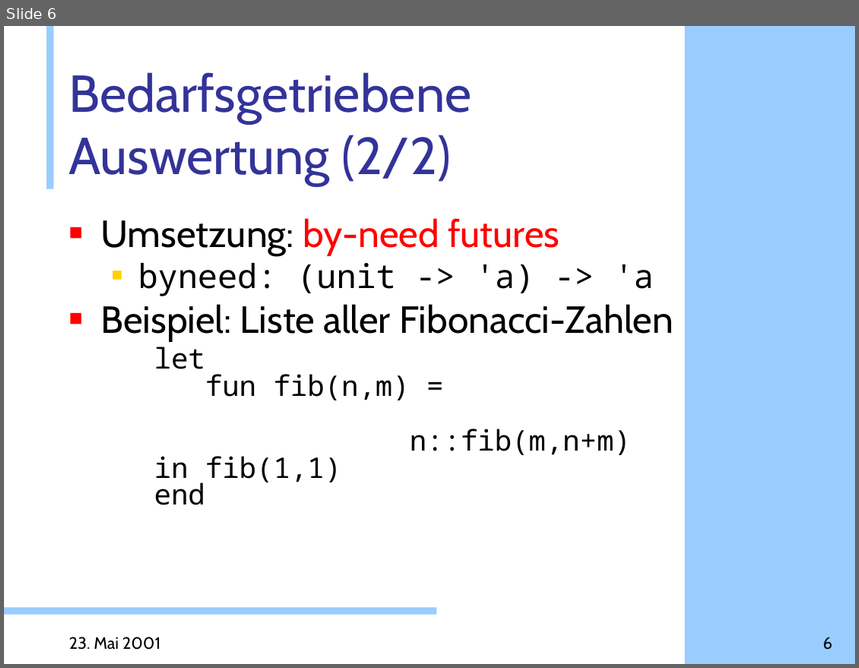
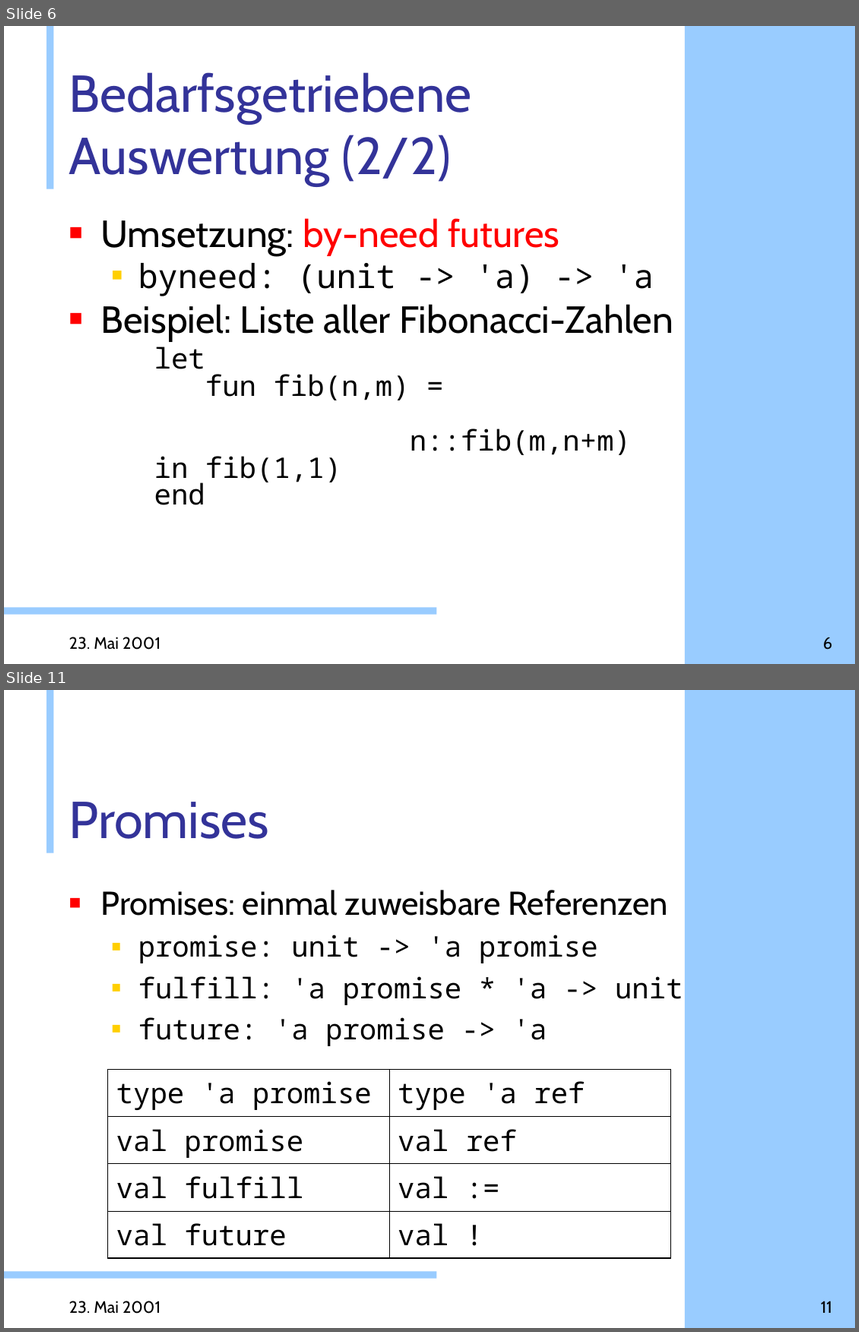
Before and after one commit to doublec/aliceml-abandoned, a slide deck: doc/presentations/Web-Projekt.ppt. Shown one above the other, each under a label of ours: slide 6 before the commit, slides 6 and 11 after it; the slides between them are not shown. The pictures are 859x668 and 859x1332 pixels, drawn with LibreOffice and Linux fonts; fonts in the diff are those of the drawing; background and template pictures are left out. Boxes give left, top, right and bottom in pixels: in the first picture for what was removed or moved away, otherwise in the second. Text is boxed around its words. In the diff, an @@ line names an element or a change of style, - is before the commit and + after.

```diff
--- a/doc/presentations/Web-Projekt.ppt
+++ b/doc/presentations/Web-Projekt.ppt
@@ slide 11 added at box(4, 690, 855, 1328), background #FFFFFF; not listed: 3 template elements that a slide beside it also shows @@
@@ title added at box(69, 802, 270, 839), 44 pt, text #333399 @@
+Promises
@@ text added at box(101, 890, 683, 1046), 24 pt, text #000000 @@
+■ Promises: einmal zuweisbare Referenzen
+  ■ promise: unit -> 'a promise
+  ■ fulfill: 'a promise * 'a -> unit
+  ■ future: 'a promise -> 'a
@@ table added at box(108, 1070, 671, 1249), 4 rows, 2 columns @@
+type 'a promise | type 'a ref
+val promise | val ref
+val fulfill | val :=
+val future | val !
@@ text added at box(69, 1301, 161, 1314), 14 pt, text #000000 @@
+23. Mai 2001
@@ page number added at box(821, 1301, 832, 1313), 14 pt, text #000000 @@
+11
```
Also in this commit, not shown: 5 slides changed, 7 other slides added.
